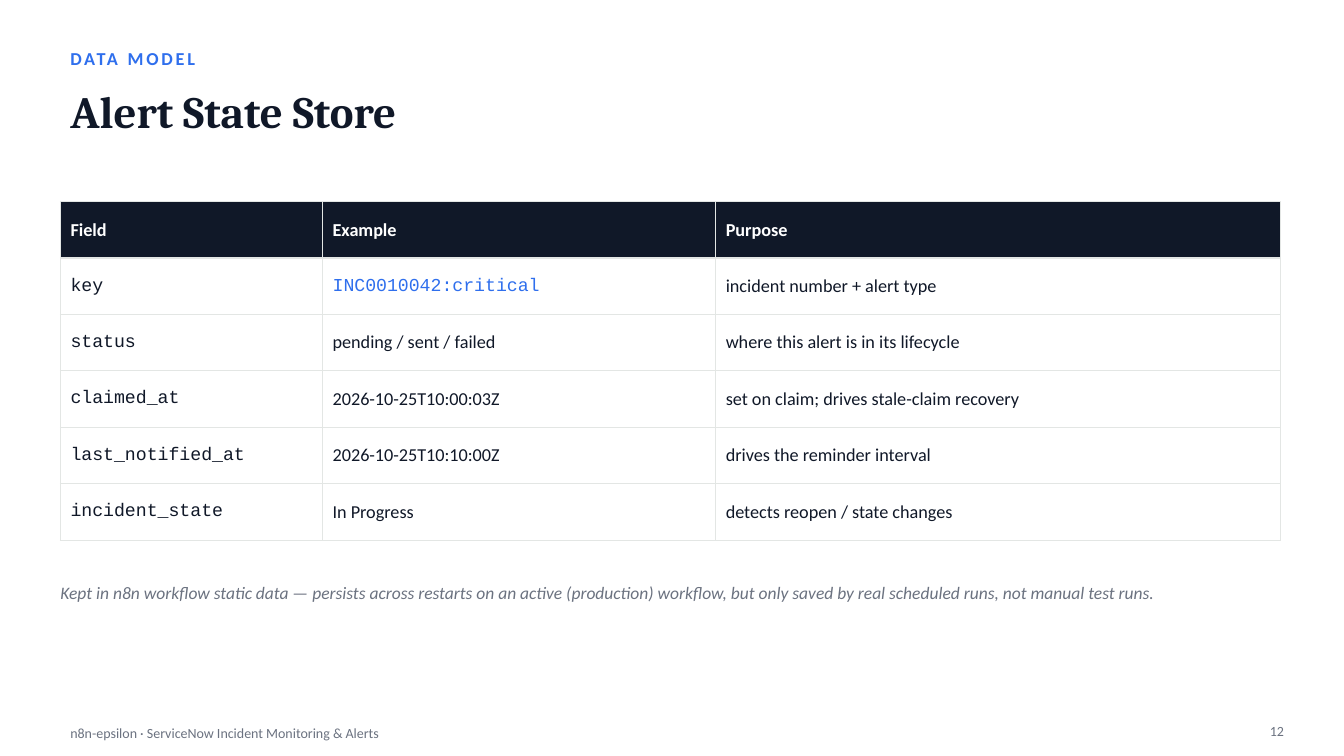
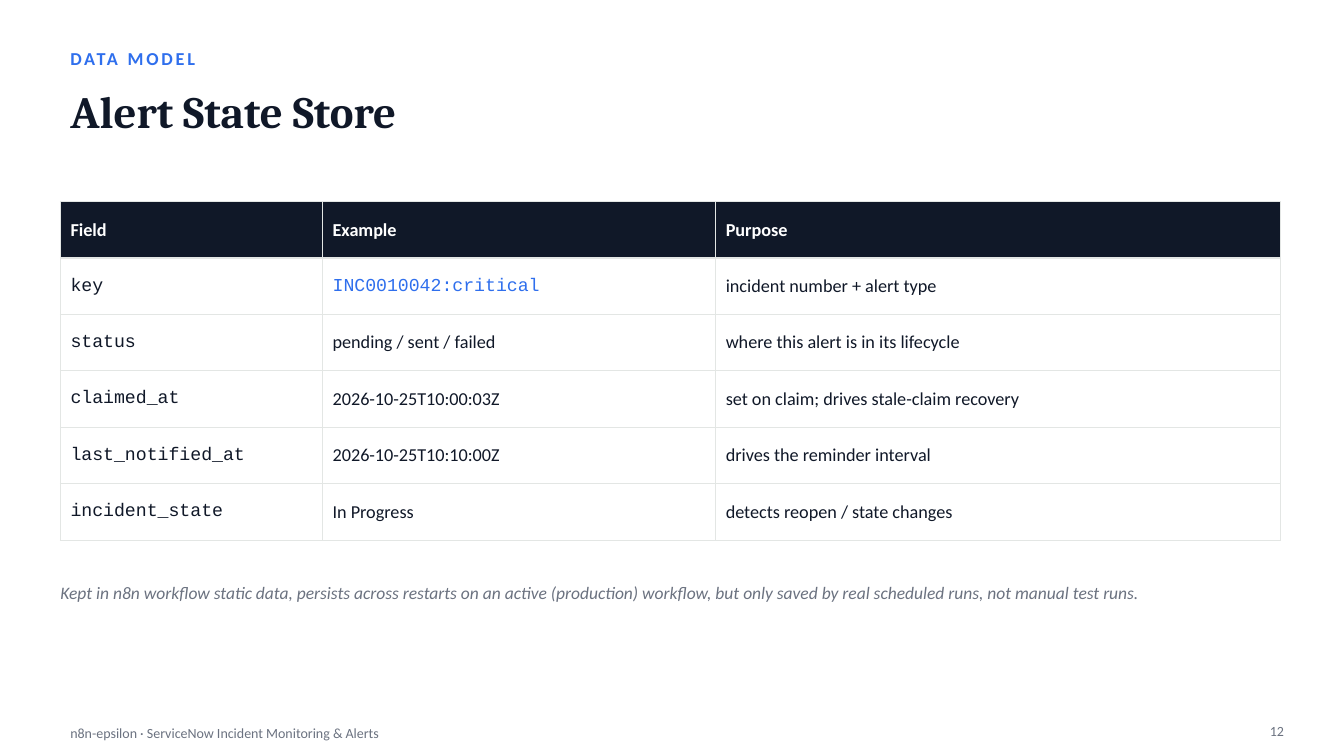
Before and after one commit to Chethan616/n8n-epsilon, a slide deck: slide 12 of n8n-epsilon-detailed.pptx. Drawn at 1344x756 pixels with LibreOffice and Linux fonts; fonts in the diff are those of the drawing. Boxes give left, top, right and bottom in pixels: in the first picture for what was removed or moved away, otherwise in the second. Text is boxed around its words. In the diff, an @@ line names an element or a change of style, - is before the commit and + after.

Commit message:
Revise deck: natural phrasing, README-accurate architecture diagram
- removed em dashes throughout, rewrote around them
- architecture slide now mirrors the README's Mermaid flowchart
  (Evaluate Rules / Already Notified? decision branches, Skip,
  dashed dedup lookup into the Alert State Store) instead of the
  earlier simplified linear box diagram
- removed per-person task attribution from the repo slide and
  dropped the status/next-steps slide until the new ServiceNow
  instance is live

```diff
--- a/n8n-epsilon-detailed.pptx
+++ b/n8n-epsilon-detailed.pptx
@@ text at (60, 586, 1138, 602): text changed @@
-Kept in n8n workflow static data — persists across restarts on an active (production) workflow, but only saved by real scheduled runs, not manual test runs.
+Kept in n8n workflow static data, persists across restarts on an active (production) workflow, but only saved by real scheduled runs, not manual test runs.
```
Also in this commit, not shown: 13 other slides changed, 1 slide added, 2 slides removed.
